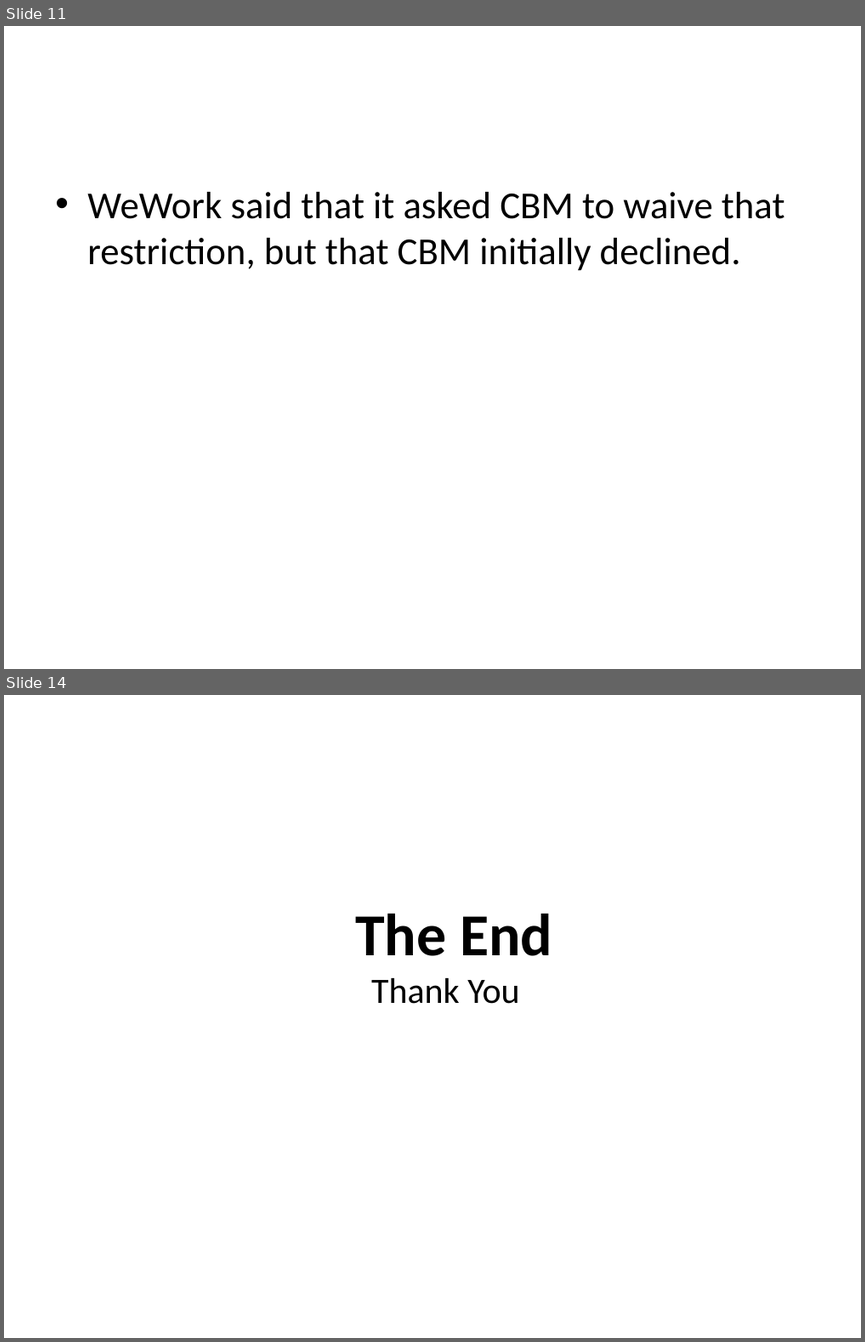
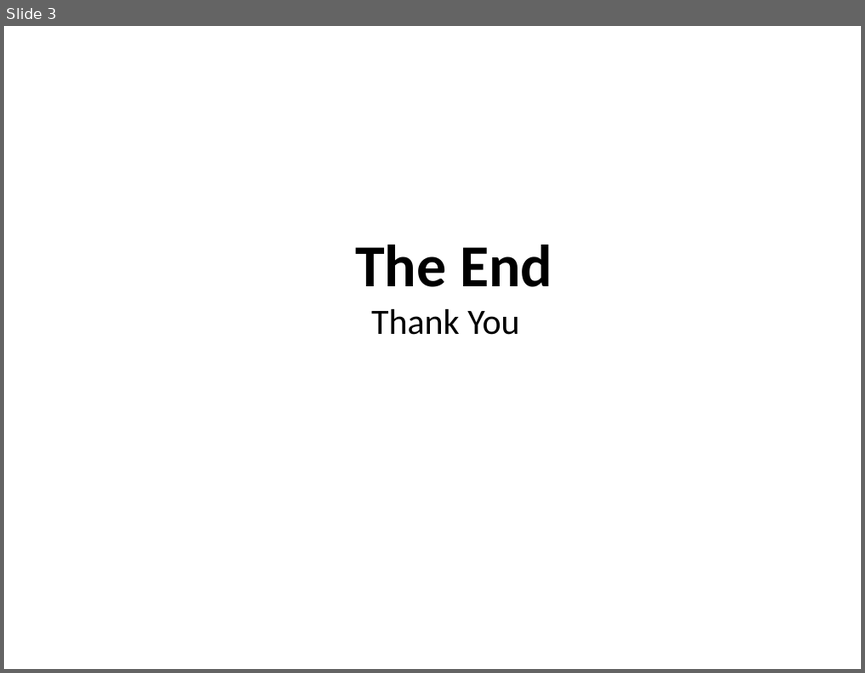
Before and after one commit to xinghai-zhang/Mhacks6, a slide deck: FlaskWebProject1/static/test.pptx. Shown one above the other, each under a label of ours: slides 11 and 14 before the commit, slide 3 after it; the slides between them are not shown. The pictures are 865x1342 and 865x673 pixels, drawn with LibreOffice and Linux fonts; fonts in the diff are those of the drawing. Boxes give left, top, right and bottom in pixels: in the first picture for what was removed or moved away, otherwise in the second. Text is boxed around its words. In the diff, an @@ line names an element or a change of style, - is before the commit and + after.

```diff
--- a/FlaskWebProject1/static/test.pptx
+++ b/FlaskWebProject1/static/test.pptx
@@ slide 11 removed at (4, 26, 861, 669), background #FFFFFF @@
@@ text removed at (87, 192, 785, 271) @@
-• WeWork said that it asked CBM to waive that restriction, but that CBM initially declined.
@@ what was slide 14 is now slide 3 @@
```
Also in this commit, not shown: 2 slides added, 12 other slides removed, 19 other files.
